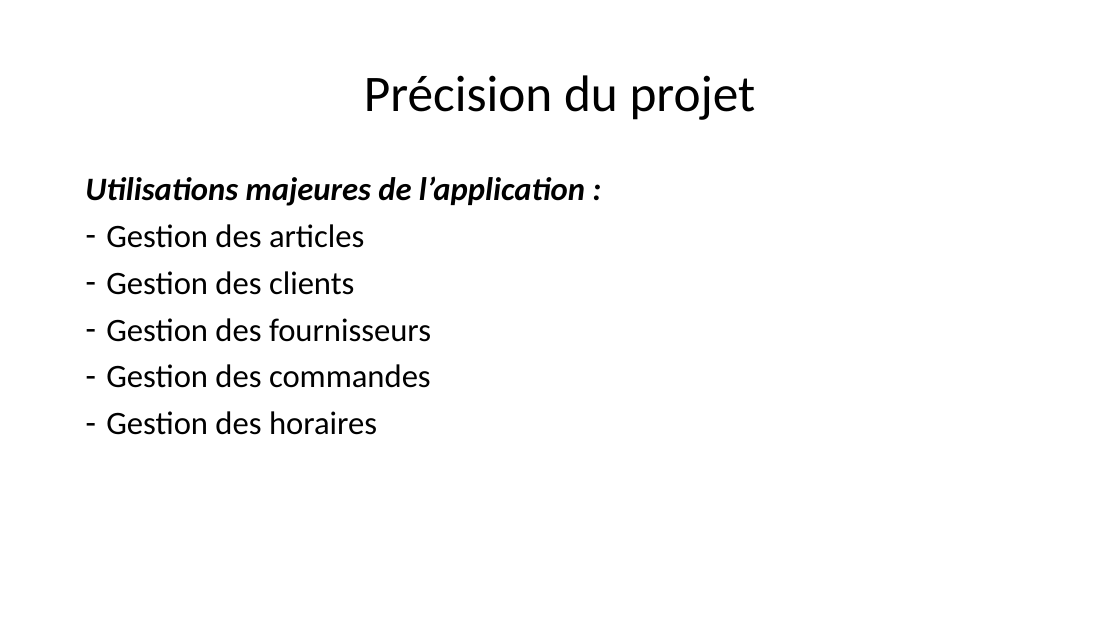
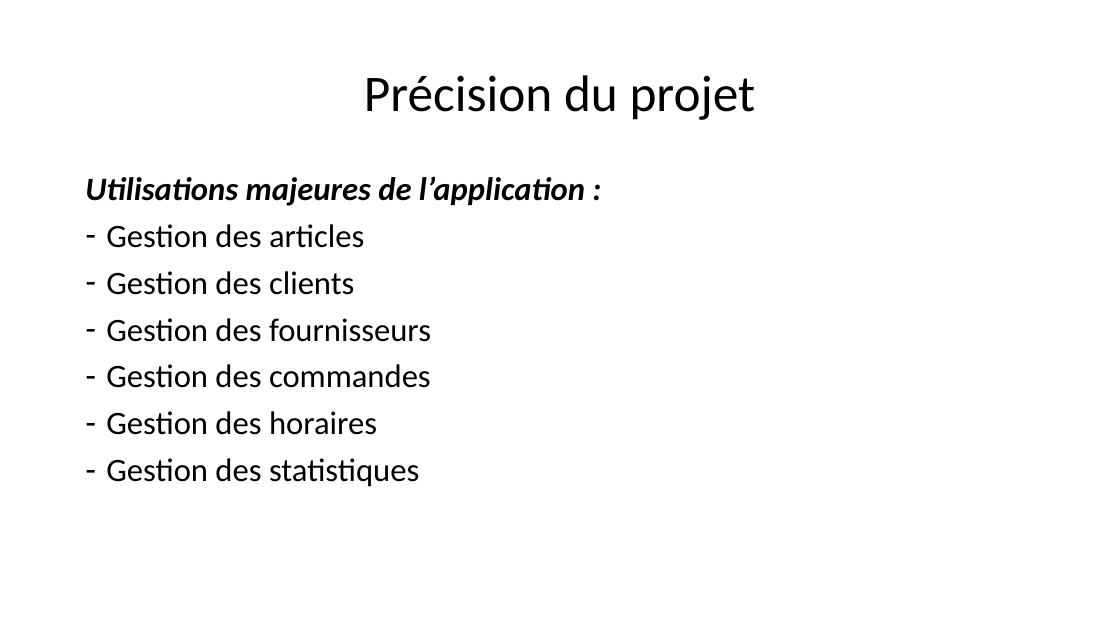
Before and after one commit to jeanlrnt/Projet_PILAF, a slide deck: slide 3 of Presentation_03_06_2020.pptx. Drawn at 1120x630 pixels with LibreOffice and Linux fonts; fonts in the diff are those of the drawing. Boxes give left, top, right and bottom in pixels: in the first picture for what was removed or moved away, otherwise in the second. Text is boxed around its words. In the diff, an @@ line names an element or a change of style, - is before the commit and + after.

```diff
--- a/Presentation_03_06_2020.pptx
+++ b/Presentation_03_06_2020.pptx
@@ text at (106, 458, 419, 487): paragraph added @@
+– Gestion des statistiques
```
Also in this commit, not shown: 1 other slide changed, 1 slide added.
